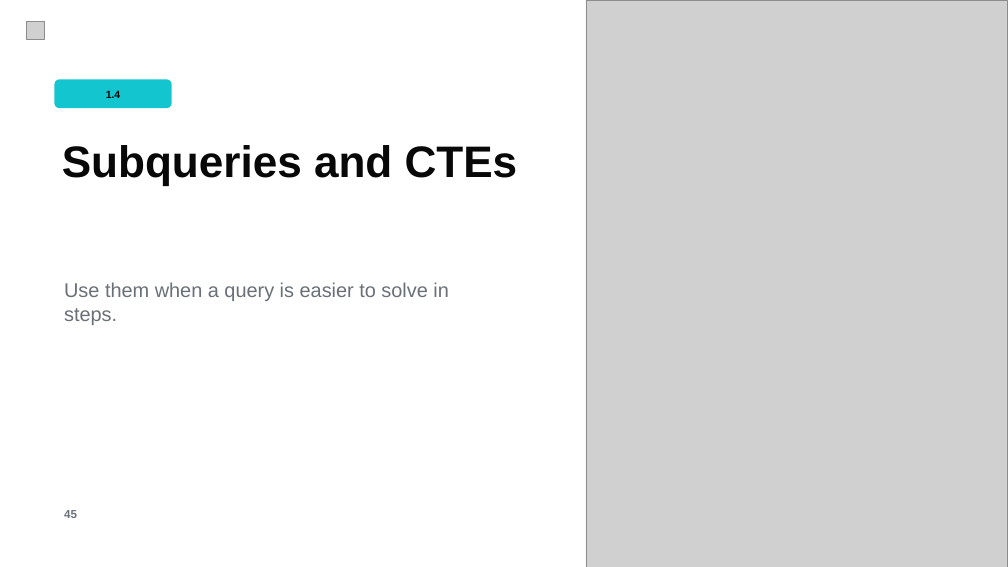
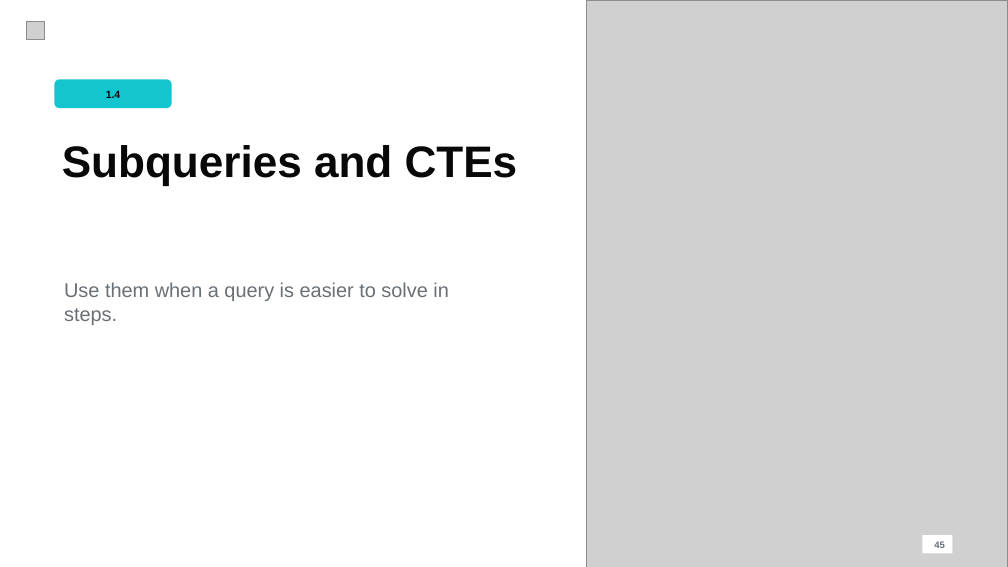
Before and after one commit to Furiere/data_course_3, a slide deck: slide 45 of slides/Data_course_3_lecture_2_1_SQL_basics.pptx. Drawn at 1008x567 pixels with LibreOffice and Linux fonts; fonts in the diff are those of the drawing; grey boxes stand for pictures. Boxes give left, top, right and bottom in pixels: in the first picture for what was removed or moved away, otherwise in the second. Text is boxed around its words. In the diff, an @@ line names an element or a change of style, - is before the commit and + after.

```diff
--- a/slides/Data_course_3_lecture_2_1_SQL_basics.pptx
+++ b/slides/Data_course_3_lecture_2_1_SQL_basics.pptx
@@ page number: place and size @@
-page number at (64, 510, 77, 518)
+page number at (923, 535, 953, 554)
@@ page number at (923, 535, 953, 554): size 11 to 9 pt; alignment left to right; vertical alignment top to middle; fill none to #FFFFFF @@
```
Also in this commit, not shown: 64 other slides changed, 5 other files.
